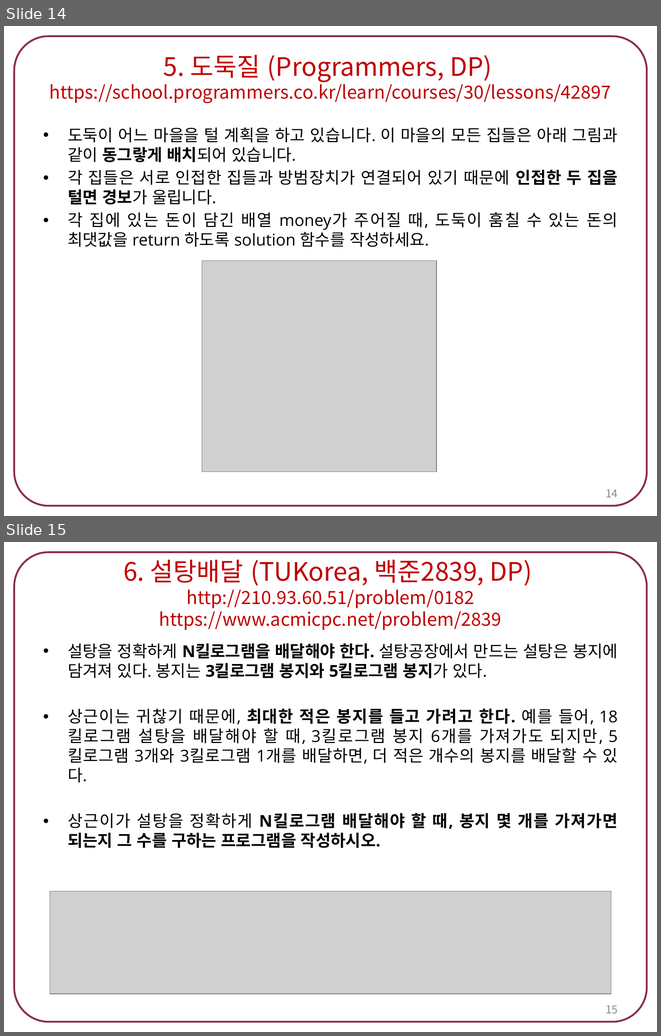
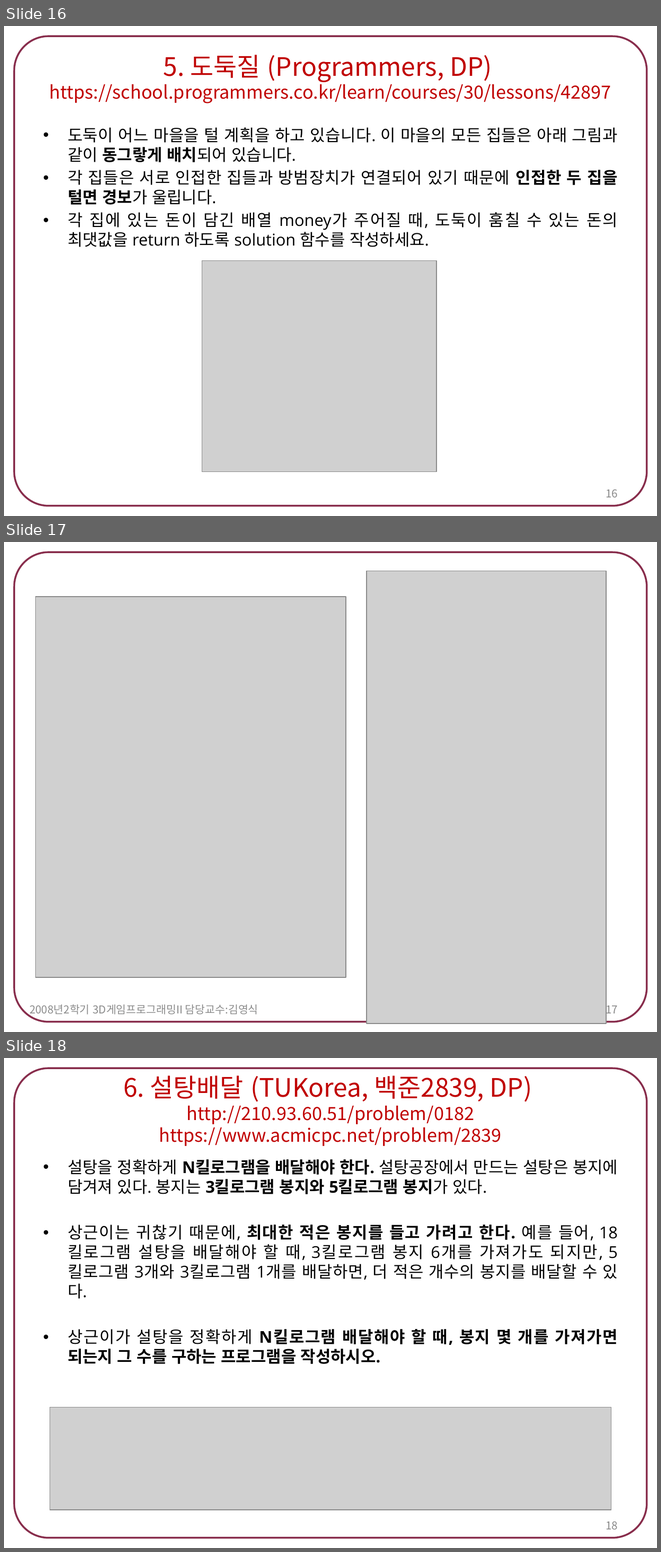
Before and after one commit to tlsdn0403/4-1, a slide deck: 스크립트언어/2021182014 박신우 숙제6. 다이나믹 프로그래밍.pptx. Shown one above the other, each under a label of ours: slides 14 and 15 before the commit, slides 16, 17 and 18 after it. The pictures are 661x1036 and 661x1552 pixels, drawn with LibreOffice and Linux fonts; fonts in the diff are those of the drawing; grey boxes stand for pictures. Boxes give left, top, right and bottom in pixels: in the first picture for what was removed or moved away, otherwise in the second. Text is boxed around its words. In the diff, an @@ line names an element or a change of style, - is before the commit and + after.

```diff
--- a/스크립트언어/2021182014 박신우 숙제6. 다이나믹 프로그래밍.pptx
+++ b/스크립트언어/2021182014 박신우 숙제6. 다이나믹 프로그래밍.pptx
@@ slide 17 added at (x1=4, y1=542, x2=657, y2=1032), background #FFFFFF; not listed: 1 template element that a slide beside it also shows @@
@@ picture added at (x1=367, y1=571, x2=606, y2=1023) @@
@@ picture added at (x1=35, y1=597, x2=345, y2=978) @@
@@ page number added at (x1=606, y1=1002, x2=618, y2=1016), 12 pt, text #898989 @@
+17
@@ text added at (x1=29, y1=1004, x2=258, y2=1016), 12 pt, text #8C8C8C @@
+2008년2학기 3D게임프로그래밍II 담당교수:김영식
@@ what was slide 14 is now slide 16 @@
@@ page number at (x1=606, y1=489, x2=618, y2=497): text changed @@
-14
+16
@@ what was slide 15 is now slide 18 @@
@@ page number at (x1=606, y1=1521, x2=618, y2=1529): text changed @@
-15
+18
```
Also in this commit, not shown: 2 slides changed, 5 other slides added, 14 other files.
